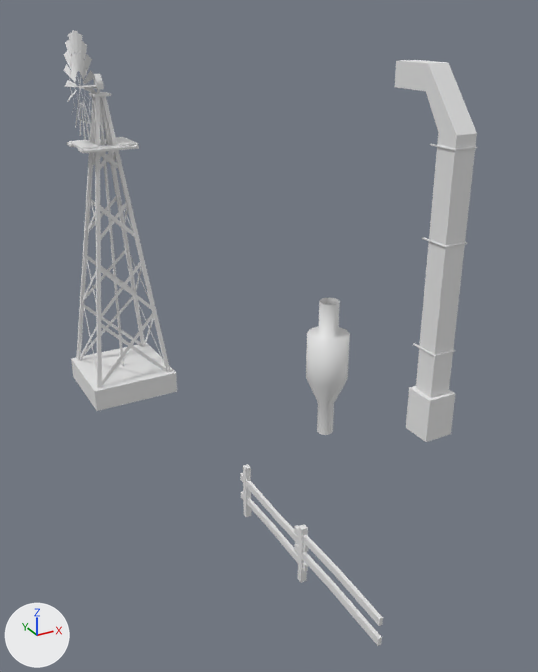
A saved change to the Blender file media/trunk/lib_object/object_streetFurniture.blend.
One viewpoint serves both versions: a 50 mm lens placed at (-14.4, -33.5, 24.0), pointed at (3.6, -0.9, 7.7). The lights are fixed; the arrows at lower left show +X, +Y and +Z. The older version comes first.

The first picture shows 'bk_americanWindPumpA', 'bk_americanWindPumpADetail', 'stk_airCyclonA', 'stk_airDuctA', 'stk_woodBarrierA'.
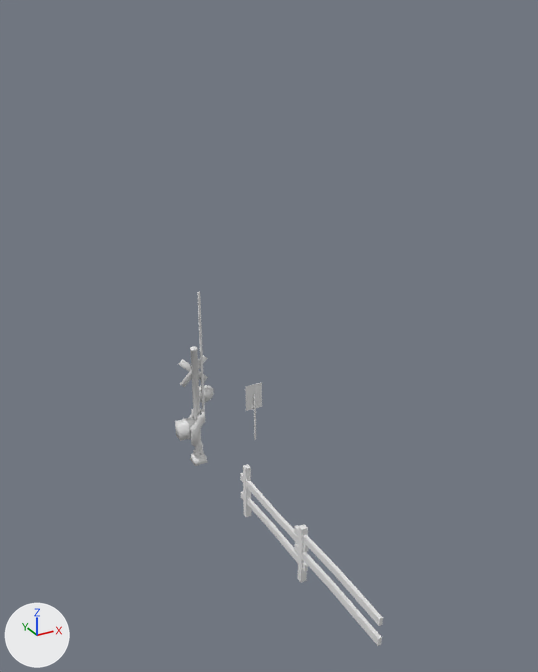
The newer file is also rescaled (x0.8), turned or shifted as a whole; pictures and numbers use the older file's frame.

Patch to the scene script:
```diff
--- a/media/trunk/lib_object/object_streetFurniture.blend.py
+++ b/media/trunk/lib_object/object_streetFurniture.blend.py
@@ me_circle_1 @@
+me_circle_1.from_pydata(...)  # 284 vertices, 259 faces; spans x -0.97..1.05, y -0.37..0.91, z -0.33..5.59
+me_circle_1.polygons.foreach_set('use_smooth', [True] * 259)
+me_circle_1.materials.append(mat_stk_generic_concretea_png)  # its picture is missing
@@ me_circle_001 @@
+me_circle_001.from_pydata(...)  # 88 vertices, 84 faces; spans x -0.18..0.67, y -0.35..0.35, z -0.9..6.42
@@ me_cube_001_1 @@
+me_cube_001_1.from_pydata(...)  # a box spanning x -0.03..0.03, y -0.03..0.03, z -0.03..2.43; a box spanning x -0.44..0.44, y 0.08..0.1, z 1.63..2.93
+me_cube_001_1.materials.append(mat_stk_americanwindpumpa_ao_png)  # its picture is missing
@@ ob_bk_americanwindpumpa @@
-ob_bk_americanwindpumpa = bpy.data.objects.new('bk_americanWindPumpA', me_plane_004)
-ob_bk_americanwindpumpa.location = (0.0, 15.0, 0.0)
@@ ob_bk_americanwindpumpadetail @@
-ob_bk_americanwindpumpadetail = bpy.data.objects.new('bk_americanWindPumpADetail', me_plane_003)
-ob_bk_americanwindpumpadetail.location = (0.0, 15.0, 0.0)
@@ ob_stk_aircyclona @@
-ob_stk_aircyclona = bpy.data.objects.new('stk_airCyclonA', me_circle)
-ob_stk_aircyclona.location = (8.0, 0.0, 0.0)
@@ ob_stk_airducta @@
-ob_stk_airducta = bpy.data.objects.new('stk_airDuctA', me_cube_001)
-ob_stk_airducta.location = (6.5, -10.0, 19.06)
-_m = ob_stk_airducta.modifiers.new('EdgeSplit', 'EDGE_SPLIT')
@@ ob_stk_railcrossinggatesupport @@
+ob_stk_railcrossinggatesupport = bpy.data.objects.new('stk_railCrossingGateSupport', me_circle_1)
+ob_stk_railcrossinggatesupport.location = (0.0, 1.25, 0.0)
+ob_stk_railcrossinggatesupport.scale = (1.25, 1.25, 1.25)
@@ ob_stk_railcrossinggate @@
+ob_stk_railcrossinggate = bpy.data.objects.new('stk_railCrossingGate', me_circle_001)
+ob_stk_railcrossinggate.location = (-0.36, 1.26, 2.08)
+ob_stk_railcrossinggate.scale = (1.25, 1.25, 1.25)
@@ ob_stk_usaspeedlimit20 @@
+ob_stk_usaspeedlimit20 = bpy.data.objects.new('stk_usaSpeedLimit20', me_cube_001_1)
+ob_stk_usaspeedlimit20.location = (3.75, 1.25, 0.0)
+ob_stk_usaspeedlimit20.scale = (1.25, 1.25, 1.25)
```

Where the change shows, as pixel boxes (x1, y1, x2, y2) in the pictures (538 x 672 px):
'stk_airDuctA', deleted: before (395, 60, 478, 442)
'bk_americanWindPumpA', deleted: before (64, 31, 177, 411)
'stk_airCyclonA', deleted: before (306, 298, 350, 435)
'bk_americanWindPumpADetail', deleted: before (81, 145, 167, 386)
'stk_railCrossingGateSupport', added: after (175, 346, 214, 466)
'stk_railCrossingGate', added: after (188, 292, 206, 446)
'stk_usaSpeedLimit20', added: after (245, 383, 262, 440)
